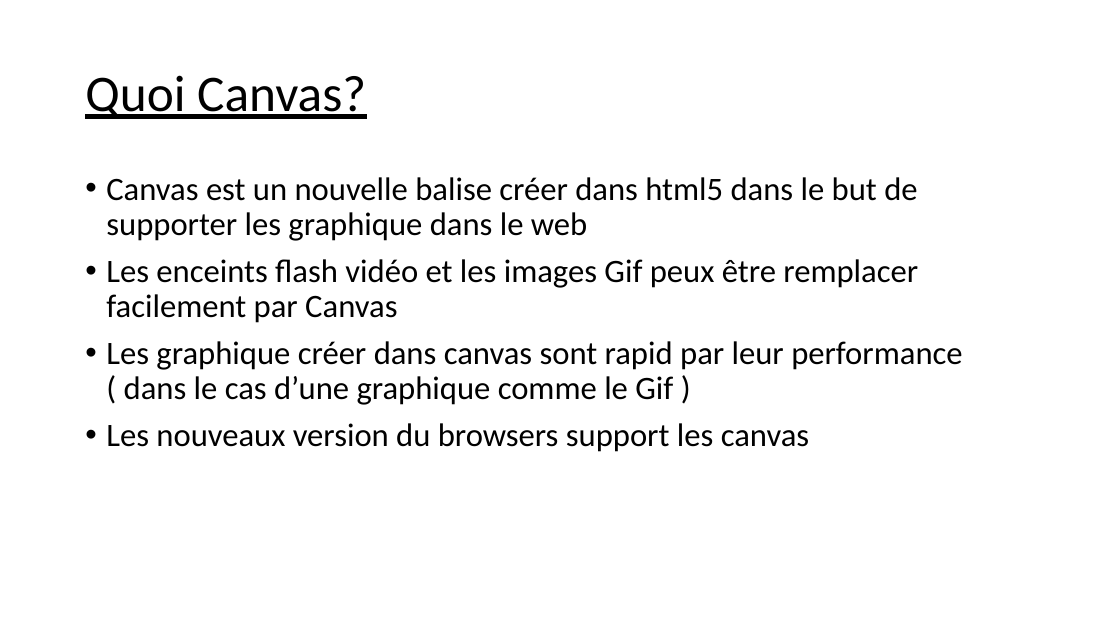
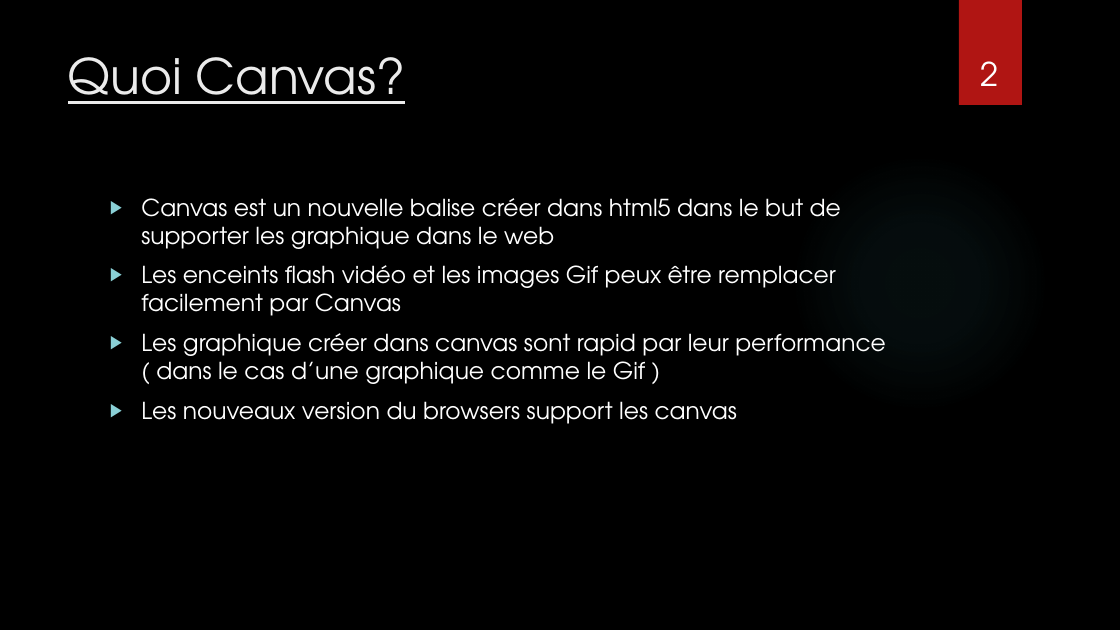
Before and after one commit to balamddine/NewHtml5, a slide deck: slide 2 of CanvasGame/Un jeu en canvas.pptx. Drawn at 1120x630 pixels with LibreOffice and Linux fonts; fonts in the diff are those of the drawing; background and template pictures are left out. Boxes give left, top, right and bottom in pixels: in the first picture for what was removed or moved away, otherwise in the second. Text is boxed around its words. In the diff, an @@ line names an element or a change of style, - is before the commit and + after.

```diff
--- a/CanvasGame/Un jeu en canvas.pptx
+++ b/CanvasGame/Un jeu en canvas.pptx
@@ background #FFFFFF to picture (left out) @@
@@ rectangle added at [959,0,1022,105], fill #B01513 @@
@@ title "Quoi Canvas?": place and size @@
-title "Quoi Canvas?" at [85,75,366,119]
+title "Quoi Canvas?" at [68,57,406,104]
@@ title "Quoi Canvas?" at [68,57,406,104]: size 44 to 42 pt, font Calibri to TeX Gyre Adventor, text colour #000000 to #EBEBEB; line spacing 0.9 to 1; vertical alignment middle to top @@
@@ page number added at [980,61,998,86], 28 pt, text #FFFFFF @@
+2
@@ ellipse added at [791,154,1049,413], fill gradient #50B9C1 @@
@@ text "Canvas est un nouvelle balise ...": place and size @@
-text "Canvas est un nouvelle balise ..." at [106,177,962,452]
+text "Canvas est un nouvelle balise ..." at [141,198,885,424]
@@ text "Canvas est un nouvelle balise ..." at [141,198,885,424]: size 28 to 20 pt, font Calibri to TeX Gyre Adventor, text colour #000000 to #FFFFFF; bullet • to ▶; line spacing 0.9 to 1 @@
```
Also in this commit, not shown: 10 other slides changed, 2 other files.
